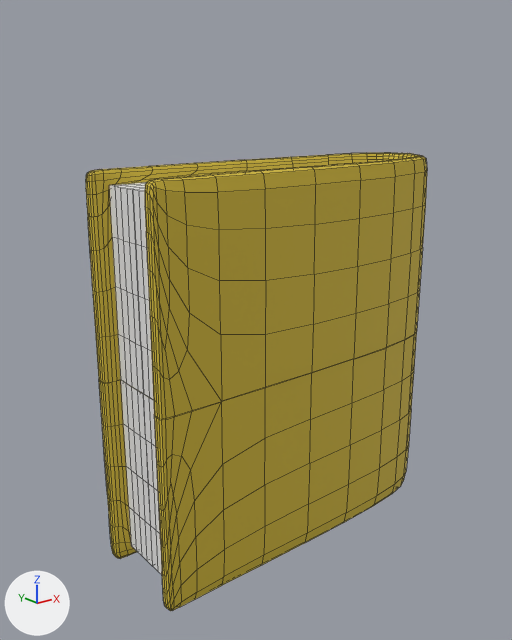
Renders of the FBX model Assets/LD33/Models/Props/Book.fbx from each side of a commit.
The view is the same before and after, from a 50 mm camera at (-0.605, -0.716, 0.347) aimed at (-0.016, 0.02, 0.052). The axes (+X, +Y, +Z) are drawn at lower left. The lights are the same throughout. Mesh edges are drawn as thin lines. Where no turn or scale is listed for an object, it has been applied to the vertices.
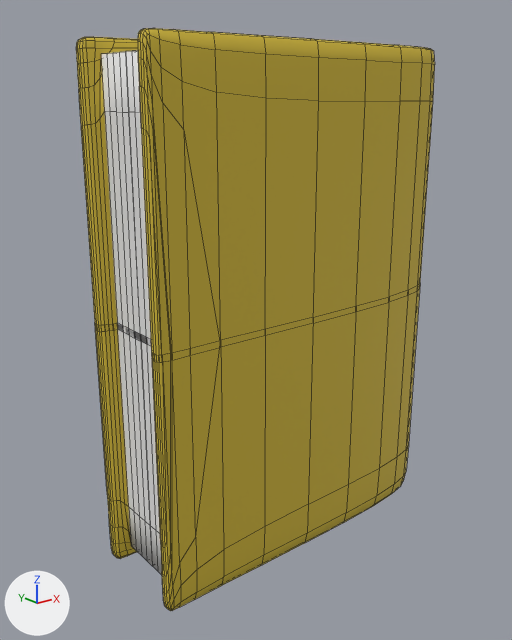
The newer file is also turned or shifted as a whole; pictures and numbers use the older file's frame.

Edits to the scene script, one JSON object a line:
```json
{"block": "me_plane_001", "where": "# used by ob_plane; location = (0.0, 0.0, 0.0)"}
{"op": "remove", "block": "me_plane_001", "code": "me_plane_001.from_pydata(...)  # 1306 vertices, 1200 faces; spans x -0.232..0.271, y -0.079..0.079, z -0.267..0.267"}
{"op": "add", "block": "me_plane_001", "code": "me_plane_001.from_pydata(...)  # 1076 vertices, 966 faces; spans x -0.232..0.27, y -0.079..0.079, z -0.267..0.413"}
{"block": "me_plane_001", "change": "me_plane_001 part 1: a new loose piece of 270 vertices spanning x -0.232..0.27, y 0.0..0.079, z 0.069..0.413"}
{"block": "me_plane_001", "change": "me_plane_001 part 2: a new loose piece of 268 vertices spanning x -0.232..0.27, y -0.079..0.0, z 0.069..0.413"}
{"block": "me_plane_001", "change": "me_plane_001 part 3: 834 vertices removed from x -0.232..0.271, y -0.079..0.079, z -0.161..0.267; 66 vertices added at x -0.232..0.27, y -0.079..0.079, z 0.077"}
```

Pixel boxes (x1, y1, x2, y2) of what changed, in the pictures (512 x 640 px):
```json
{"object": "Plane", "change": "reshaped", "before": [86, 153, 427, 611], "after": [76, 28, 435, 611], "on screen": "27% taller"}
{"part": 1, "of": "me_plane_001", "change": "added", "after": [76, 37, 141, 338]}
{"part": 2, "of": "me_plane_001", "change": "added", "after": [126, 28, 435, 363], "on screen": "yellow"}
{"part": 3, "of": "me_plane_001", "change": "cut back", "before": [86, 153, 427, 568], "after": [95, 284, 420, 568]}
```
